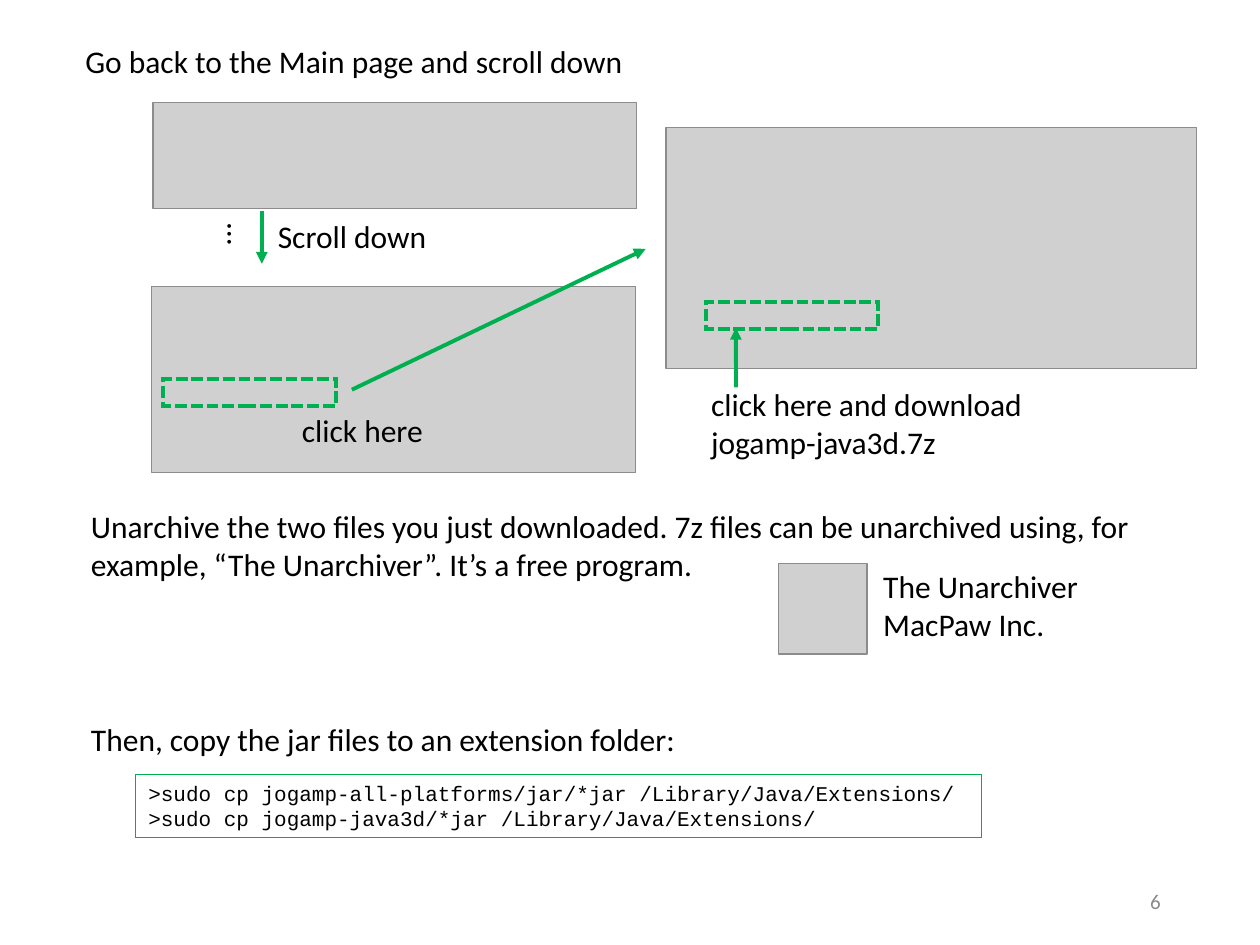
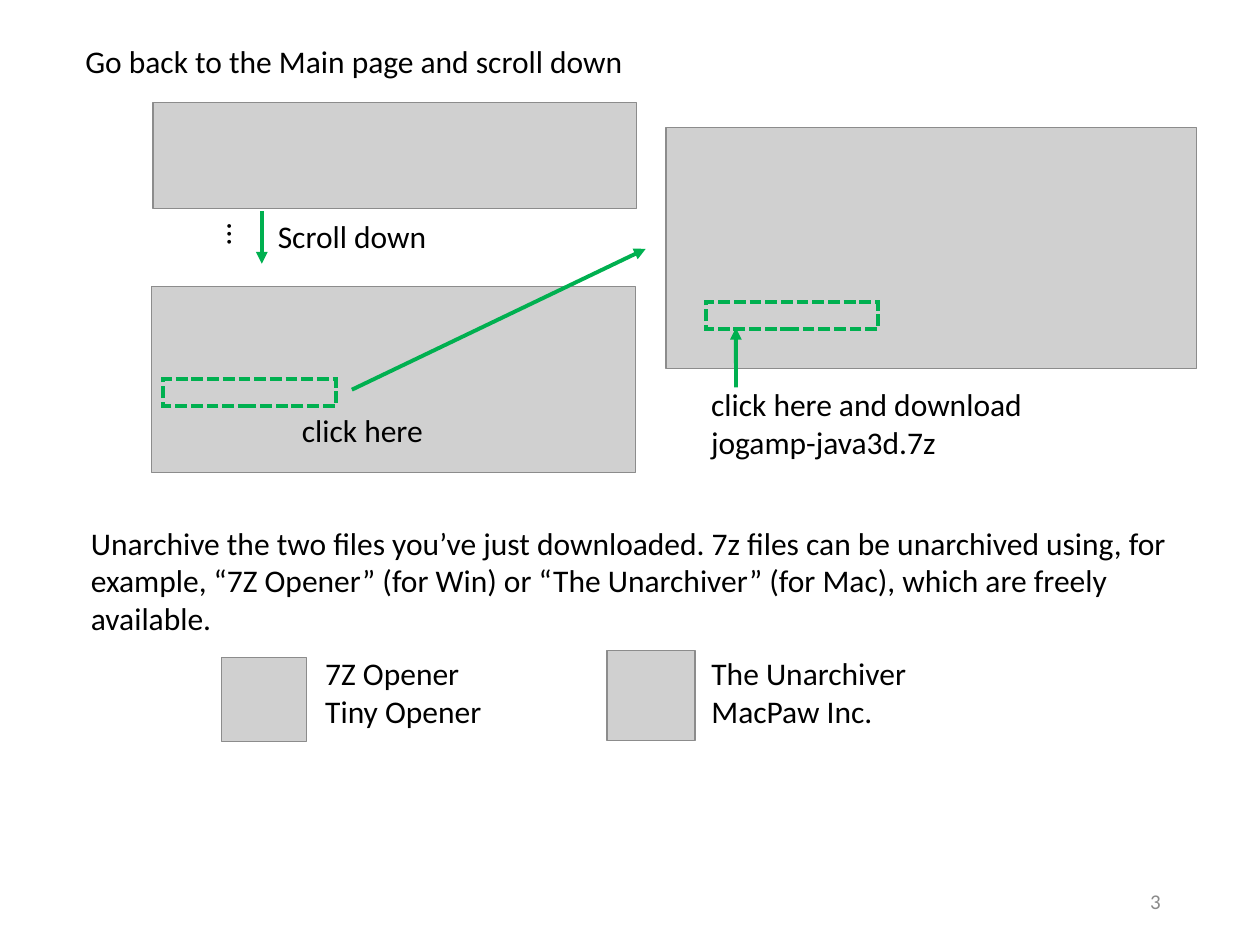
Before and after one commit to yagikiyoshi/sindo, a slide deck: slide 4 of doc/JSindo/install.pptx (slide 7 before the commit). Drawn at 1260x945 pixels with LibreOffice and Linux fonts; fonts in the diff are those of the drawing; grey boxes stand for pictures. Boxes give left, top, right and bottom in pixels: in the first picture for what was removed or moved away, otherwise in the second. Text is boxed around its words. In the diff, an @@ line names an element or a change of style, - is before the commit and + after.

```diff
--- a/doc/JSindo/install.pptx
+++ b/doc/JSindo/install.pptx
@@ text at (91,533,1165,631): text changed @@
-Unarchive the two files you just downloaded. 7z files can be unarchived using, for example, “The Unarchiver”. It’s a free program.
+Unarchive the two files you’ve just downloaded. 7z files can be unarchived using, for example, “7Z Opener” (for Win) or “The Unarchiver” (for Mac), which are freely available.
@@ picture added at (222,658,307,741) @@
@@ picture: place and size @@
-picture at (779,563,867,654)
+picture at (607,650,696,741)
@@ text "The Unarchiver": place and size @@
-text "The Unarchiver" at (883,576,1078,637)
+text "The Unarchiver" at (711,663,906,724)
@@ text added at (325,664,481,728), 18 pt, text #000000 @@
+7Z Opener
+Tiny Opener
@@ text removed at (91,729,674,757) @@
-Then, copy the jar files to an extension folder:
@@ rectangle removed at (136,774,982,837) @@
->sudo cp jogamp-all-platforms/jar/*jar /Library/Java/Extensions/
->sudo cp jogamp-java3d/*jar /Library/Java/Extensions/
@@ page number at (1150,895,1161,909): text changed @@
-6
+3
```
Also in this commit, not shown: 9 other slides changed, 7 slides added, 2 slides removed, 13 other files.
